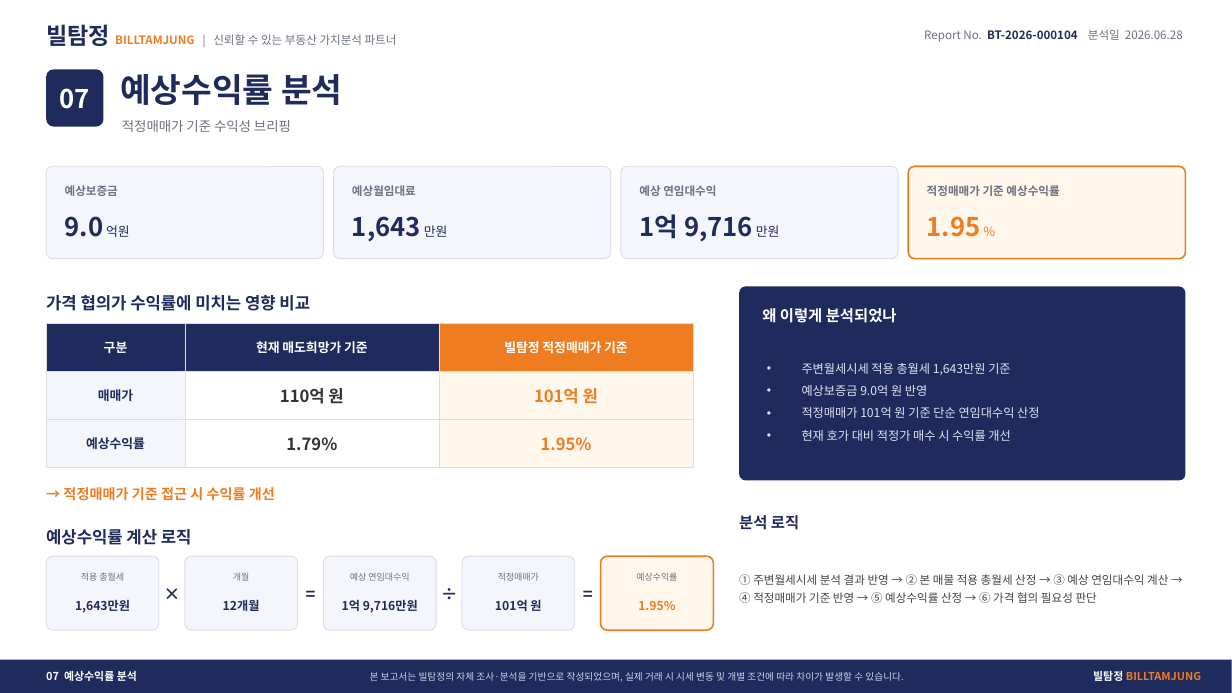
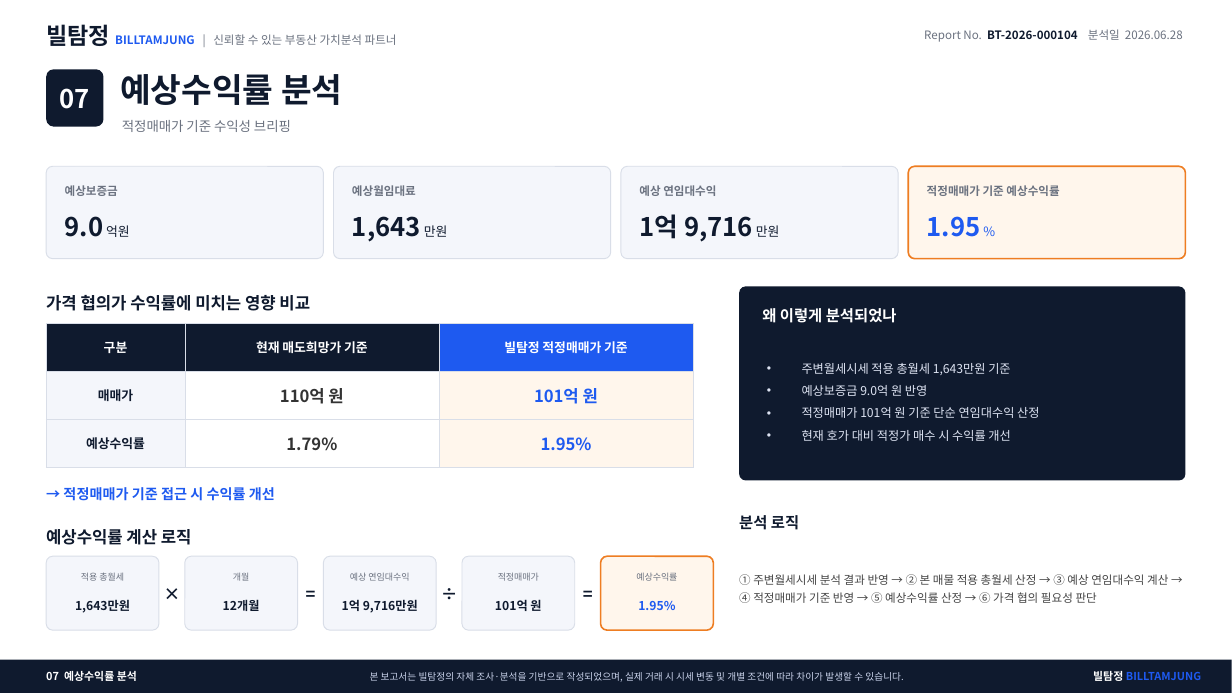
Before and after one commit to lsu7202/billtamjung, a slide deck: slide 7 of specs/03-features/R_example.pptx. Drawn at 1232x693 pixels with LibreOffice and Linux fonts; fonts in the diff are those of the drawing. Boxes give left, top, right and bottom in pixels: in the first picture for what was removed or moved away, otherwise in the second. Text is boxed around its words. In the diff, an @@ line names an element or a change of style, - is before the commit and + after.

```diff
--- a/specs/03-features/R_example.pptx
+++ b/specs/03-features/R_example.pptx
@@ text "빌탐정 BILLTAMJUNG | 신뢰할 수 ..." at [46,24,397,46]: text colour #1E2B5C to #0F1A2E in "빌탐정"; text colour #EE7D22 to #1E5AF0 in "BILLTAMJUNG" @@
@@ text "Report No. BT-2026-000104 분석일 2026.06.28" at [924,29,1183,42]: text colour #1E2B5C to #0F1A2E in "BT-2026-000104" @@
@@ table at [46,323,693,454] @@
@@ fill #1E2B5C to #0F1A2E in 2 cells @@
@@ fill #EE7D22 to #1E5AF0 in row 1, column 3 @@
@@ text colour #1E2B5C to #0F1A2E in "매매가", "예상수익률" @@
@@ text colour #EE7D22 to #1E5AF0 in "101억 원", "1.95%" @@
@@ text colour #1E2B5C to #0F1A2E in 15 elements at [120,74,342,105], [65,216,130,237], [352,216,448,242], [639,214,780,242], [46,295,310,311], [46,529,192,545], [75,599,130,613], [223,599,260,611], [342,599,418,613], [495,599,541,611], [739,515,799,530], [159,573,185,615], [298,573,323,615], [436,573,462,615], [575,573,601,615] @@
@@ text colour #EE7D22 to #1E5AF0 in 3 elements at [927,216,981,237], [63,487,275,501], [638,601,675,610] @@
@@ fill #1E2B5C to #0F1A2E in 3 elements at [46,69,104,127], [739,287,1186,481], [0,660,1232,693] @@
@@ text "빌탐정 BILLTAMJUNG" at [1093,671,1201,681]: text colour #EE7D22 to #1E5AF0 in "BILLTAMJUNG" @@
```
Also in this commit, not shown: 7 other slides changed, 39 other files.
